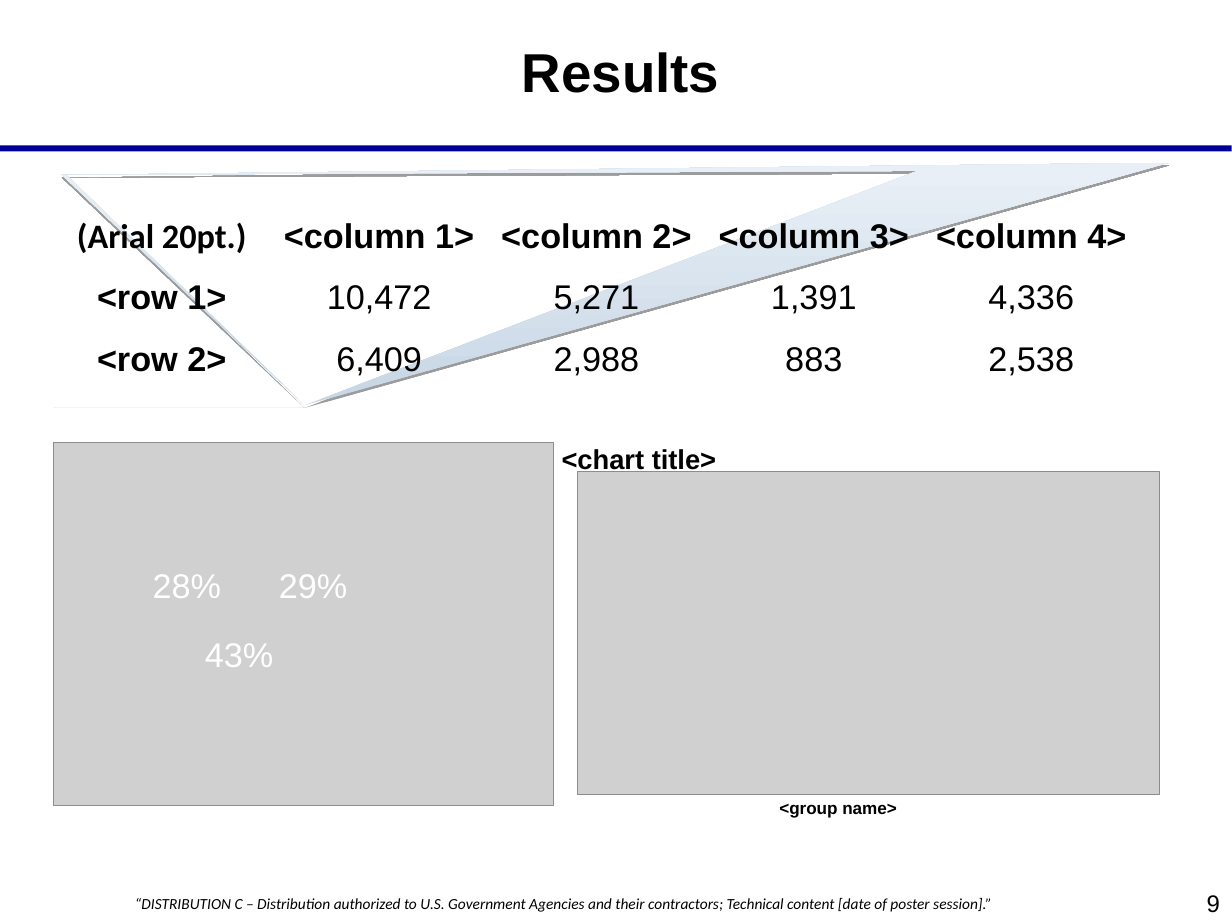
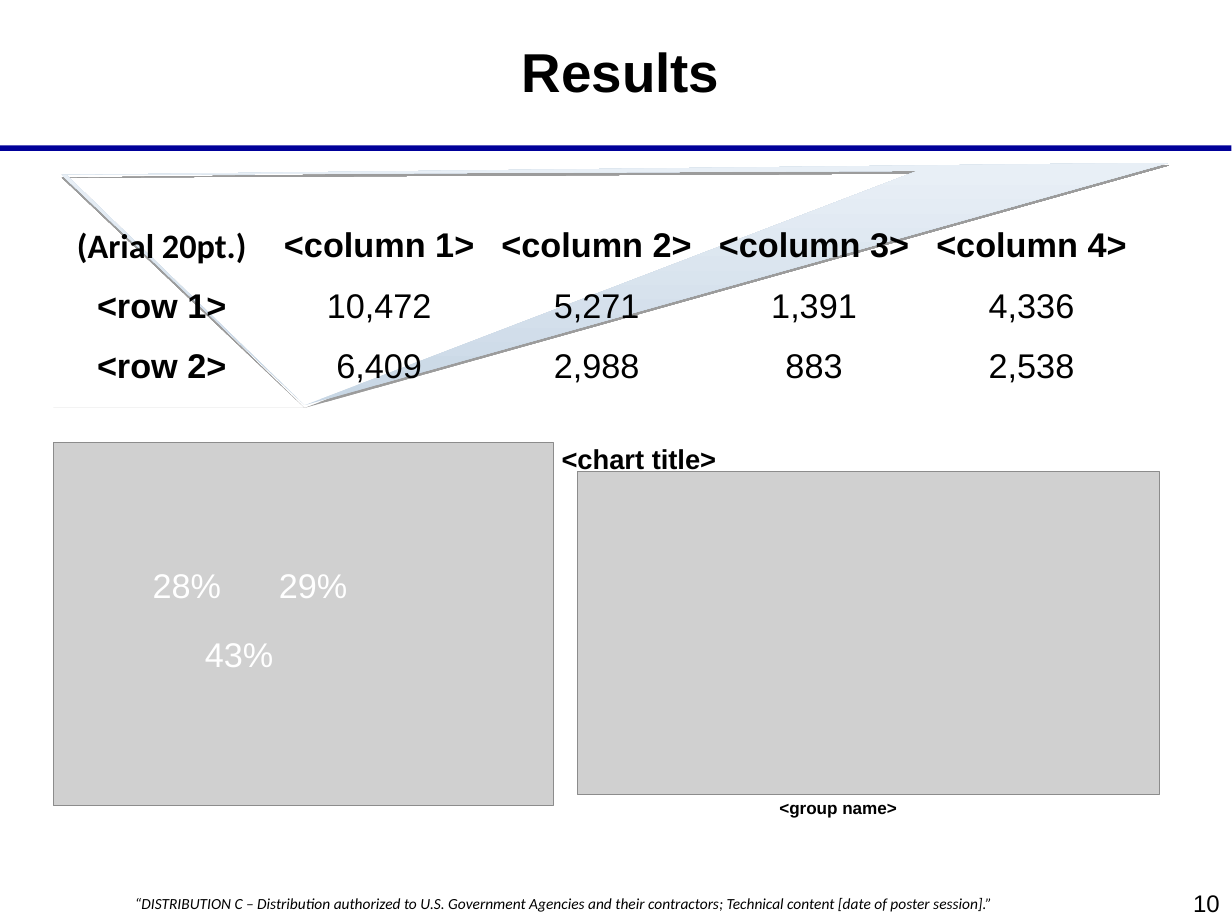
Before and after one commit to savannaos/Star-Field-Transformations, a slide deck: slide 10 of documents/starfields.ppt (slide 9 before the commit). Drawn at 1232x924 pixels with LibreOffice and Linux fonts; fonts in the diff are those of the drawing; grey boxes stand for pictures; background and template pictures are left out. Boxes give left, top, right and bottom in pixels: in the first picture for what was removed or moved away, otherwise in the second. Text is boxed around its words. In the diff, an @@ line names an element or a change of style, - is before the commit and + after.

```diff
--- a/documents/starfields.ppt
+++ b/documents/starfields.ppt
@@ table at (53,200,1140,391) @@
@@ line spacing 0.83 to 0.58 @@
@@ line spacing 0.93 to 0.81 @@
@@ page number at (1193,895,1220,913): text changed @@
-9
+10
```
Also in this commit, not shown: 4 other slides changed, 2 slides added, 1 slide removed.
